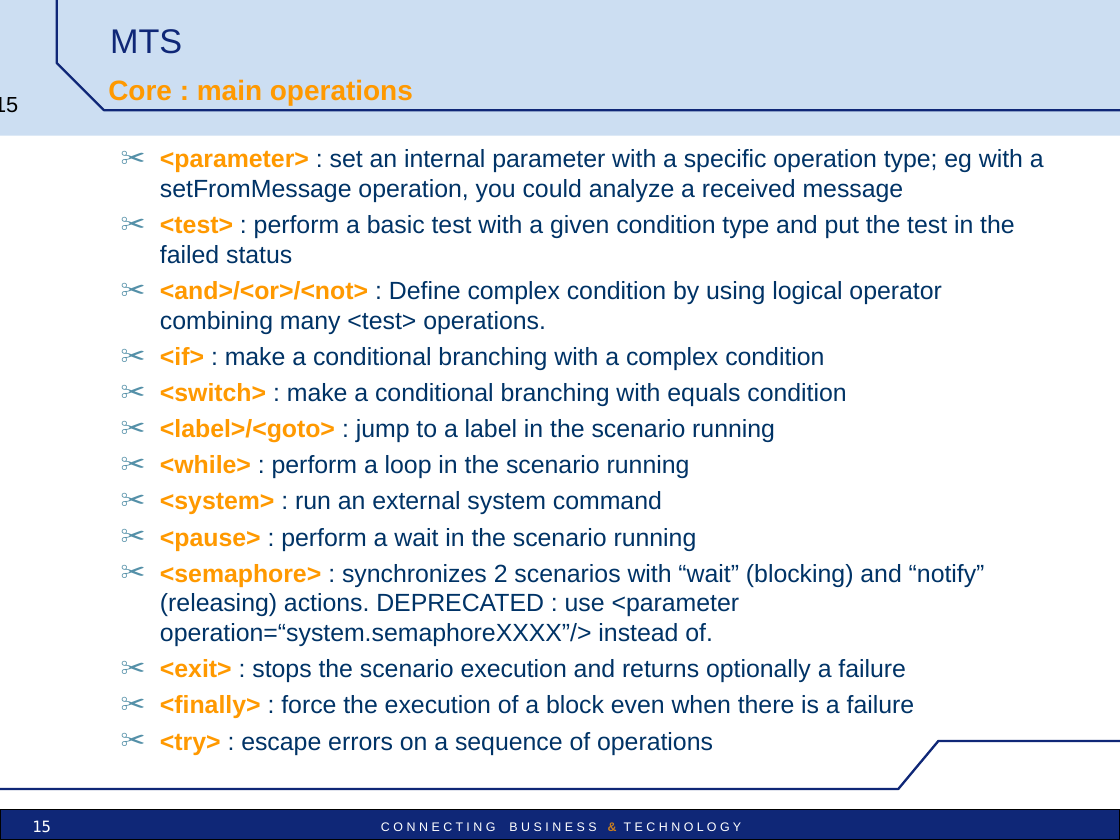
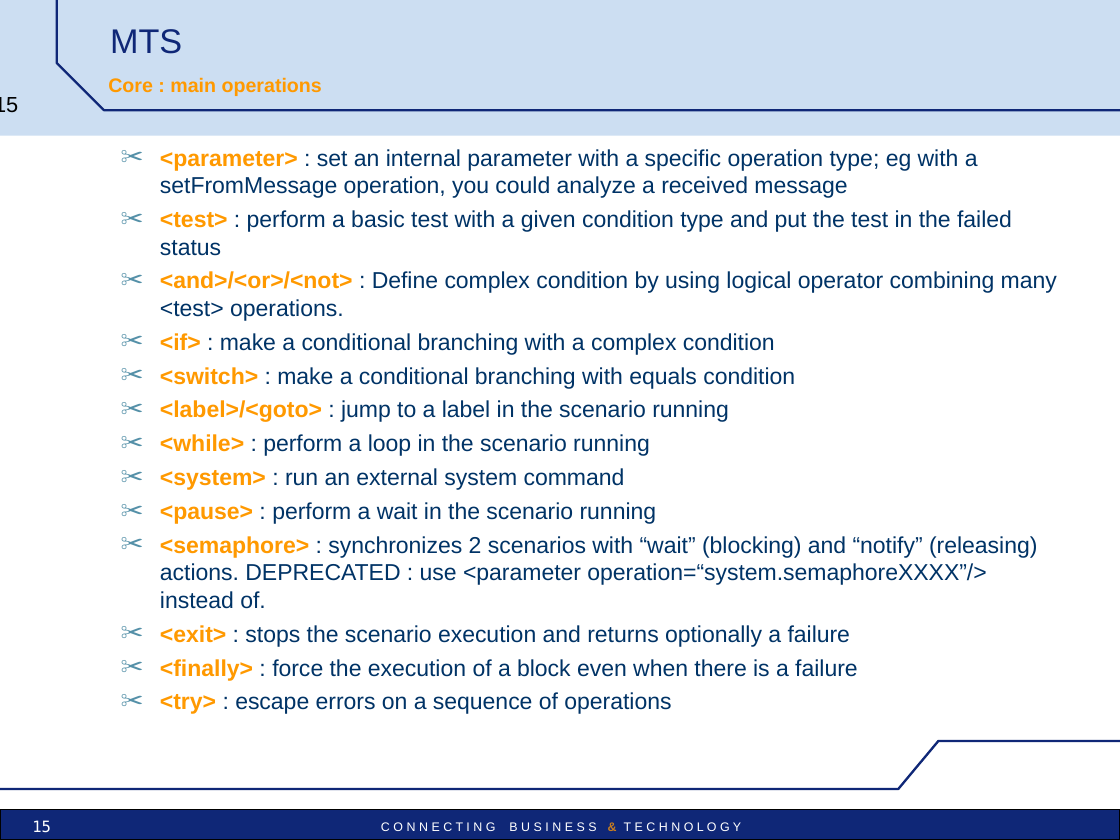
Before and after one commit to vu3mmg/mts-project, a slide deck: slide 15 of trunk/mts/src/main/doc/MTS_pres_technical.ppt. Drawn at 1120x840 pixels with LibreOffice and Linux fonts; fonts in the diff are those of the drawing; background and template pictures are left out. Boxes give left, top, right and bottom in pixels: in the first picture for what was removed or moved away, otherwise in the second. Text is boxed around its words. In the diff, an @@ line names an element or a change of style, - is before the commit and + after.

```diff
--- a/trunk/mts/src/main/doc/MTS_pres_technical.ppt
+++ b/trunk/mts/src/main/doc/MTS_pres_technical.ppt
@@ text "Core : main operations" at (108, 77, 322, 96): size 18 to 12.6 pt @@
@@ text "<parameter> : set an internal ..." at (160, 149, 1057, 714): size 16 to 14.8 pt @@
```
Also in this commit, not shown: 31 other slides changed, 6 other files.
